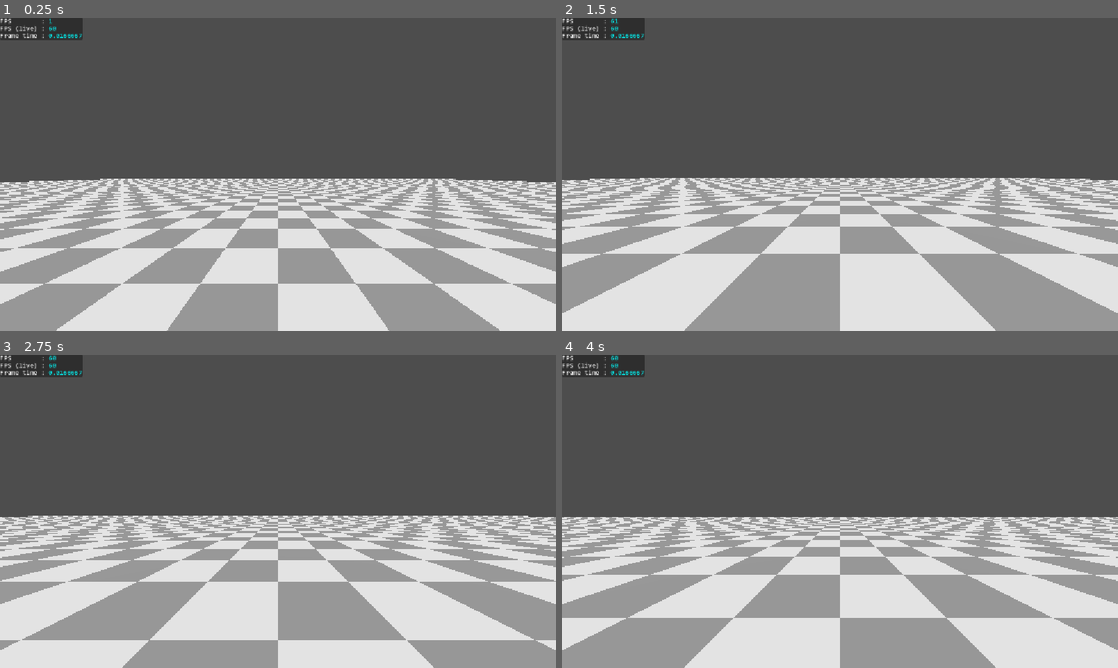
Above: before the commit, frames 1-4 (two rows, left to right).
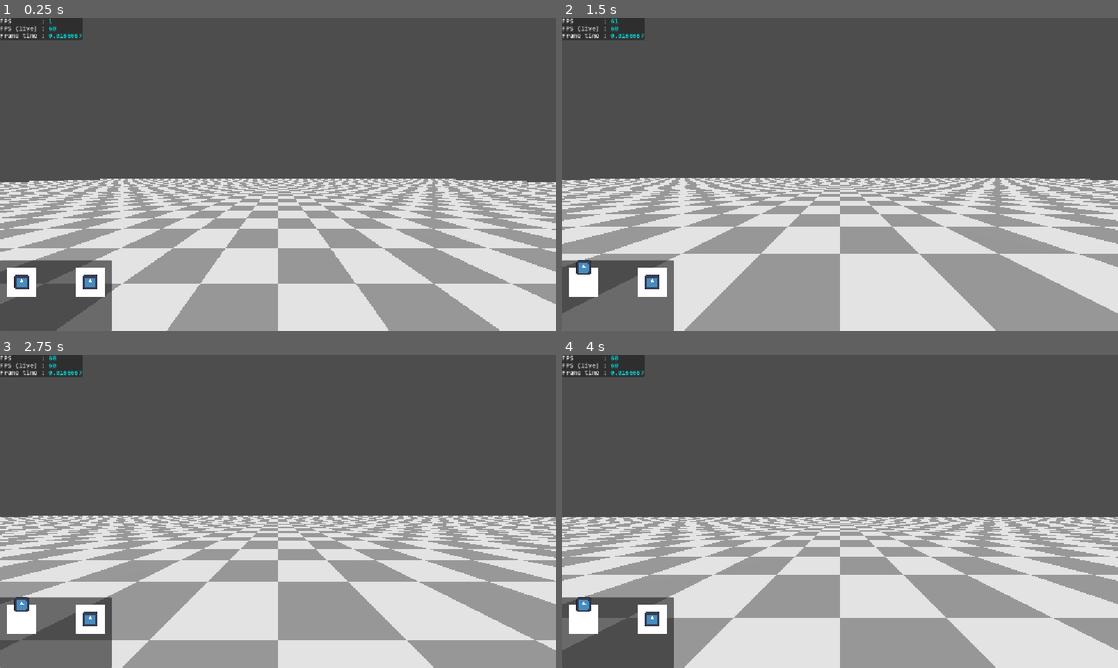
Above: after the commit, the same moments.

Repository: Slenderpi/ArcadeGame
Game: Godot game, scene res://core/main_scene/main_scene.tscn
Same seed, same stepped clock (60 frames per second), same inputs: the game is played once before the commit and once after it. The engine's default icon, where the game draws it, is replaced by a stand-in: a white triangle on a blue panel in a dark square.
Inputs (mouse positions are in pixels of both pictures, inside the frame that each line leads up to):
- Up to frame 1 (0.25 s): no input
- Up to frame 2 (1.5 s): tap Enter at 0.5 s; move the mouse to (867, 174) at 0.52 s; hold Q 0.53-1.28 s; hold W (stick_left_north_0) from 0.53 s (still down); move the mouse to (812, 174) at 1.27 s; tap E at 1.35 s
- Up to frame 3 (2.75 s): keep holding W (stick_left_north_0); move the mouse to (289, 505) at 2.02 s; hold Ctrl from 2.03 s (still down)
- Up to frame 4 (4 s): keep holding W (stick_left_north_0); move the mouse to (834, 517) at 2.77 s; release Ctrl at 2.78 s; tap Shift at 2.85 s; move the mouse to (878, 514) at 3.52 s; tap U at 3.6 s

The runs differ from the first frame. In frame 1, 4.6% of the frame differs, in the area x 0-21%, y 77-100%; in frame 2, 4.6%; in frame 3, 4.6%; in frame 4, 4.6%.

Commit message:
Simple controls visual

Diff:
--- a/core/main_scene/main_scene.gd
+++ b/core/main_scene/main_scene.gd
@@ -27,6 +27,8 @@
 @export
 @warning_ignore("unused_private_class_variable")
 var _folder_ui : Node
+@export
+var _dev_canvas : DevCanvas
 
 
 func _ready() -> void:
@@ -45,3 +47,5 @@
 
 	_game_camera.first_person_target = mech
 	_game_camera.camera_mode = GameCamera.ECameraMode.FIRST_PERSON
+
+	_dev_canvas.mech_character = mech
--- a/core/main_scene/main_scene.tscn
+++ b/core/main_scene/main_scene.tscn
@@ -7,7 +7,7 @@
 [ext_resource type="PackedScene" uid="uid://ktk85mqyxoxj" path="res://ui/dev_canvas/dev_canvas.tscn" id="4_et8y5"]
 [ext_resource type="PackedScene" uid="uid://cmmhck63a2xag" path="res://components/controllers/player_controller/player_controller_component.tscn" id="4_v3gik"]
 
-[node name="MainScene" type="Node" unique_id=1180811448 node_paths=PackedStringArray("_game_camera", "_folder_level", "_folder_entities", "_folder_effects")]
+[node name="MainScene" type="Node" unique_id=1180811448 node_paths=PackedStringArray("_game_camera", "_folder_level", "_folder_entities", "_folder_effects", "_folder_ui", "_dev_canvas")]
 process_mode = 3
 script = ExtResource("1_awcct")
 level_to_load = ExtResource("2_wqpev")
@@ -17,6 +17,8 @@
 _folder_level = NodePath("World/Level")
 _folder_entities = NodePath("World/Entities")
 _folder_effects = NodePath("World/Effects")
+_folder_ui = NodePath("UI")
+_dev_canvas = NodePath("UI/DevCanvas")
 
 [node name="World" type="Node" parent="." unique_id=1051000033]
 process_mode = 1
--- a/entities/mech_characters/base_mech_character/mech_character.gd
+++ b/entities/mech_characters/base_mech_character/mech_character.gd
@@ -43,7 +43,7 @@
 	velocity *= 0.7
 	_handle_gravity(delta)
 	move_and_slide()
-	_reset_attack_input_states()
+	_reset_attack_input_states.call_deferred()
 
 
 func _handle_gravity(delta: float) -> void:
--- a/ui/dev_canvas/dev_canvas.gd
+++ b/ui/dev_canvas/dev_canvas.gd
@@ -1,2 +1,19 @@
 extends CanvasLayer
 class_name DevCanvas
+
+
+@export
+var _controls_display : DevControlsDisplay
+
+
+var mech_character : MechCharacter:
+	get:
+		return _mech_character
+	set(value):
+		_mech_character = value
+		_set_children_mech_character_refs()
+var _mech_character : MechCharacter
+
+
+func _set_children_mech_character_refs() -> void:
+	_controls_display._mech_character = mech_character
--- a/ui/dev_canvas/dev_canvas.tscn
+++ b/ui/dev_canvas/dev_canvas.tscn
@@ -6,9 +6,12 @@
 [ext_resource type="FontFile" uid="uid://c5dxwvvvdiqo7" path="res://assets/fonts/consolas/consolab.ttf" id="3_5cp3g"]
 [ext_resource type="FontFile" uid="uid://da6hgjgsxvvic" path="res://assets/fonts/consolas/consolaz.ttf" id="4_uw75p"]
 [ext_resource type="FontFile" uid="uid://thw8cc7x20vf" path="res://assets/fonts/consolas/consolai.ttf" id="5_uxnd5"]
+[ext_resource type="Script" uid="uid://xuoarewnke7n" path="res://ui/dev_canvas/dev_controls_display.gd" id="7_bfnto"]
+[ext_resource type="Texture2D" uid="uid://bi24qsjbteoq3" path="res://icon.svg" id="7_uw75p"]
 
-[node name="DevCanvas" type="CanvasLayer" unique_id=159376391]
+[node name="DevCanvas" type="CanvasLayer" unique_id=159376391 node_paths=PackedStringArray("_controls_display")]
 script = ExtResource("1_urbsn")
+_controls_display = NodePath("ControlsDisplay")
 
 [node name="Panel" type="Panel" parent="." unique_id=529319228]
 offset_right = 172.0
@@ -34,3 +37,91 @@
 autowrap_mode = 0
 autowrap_trim_flags = 0
 script = ExtResource("2_fl0hp")
+
+[node name="ControlsDisplay" type="Panel" parent="." unique_id=1308339398 node_paths=PackedStringArray("_stick_left", "_stick_right", "_attack_button_left", "_attack_button_right", "_attack_button_both")]
+anchors_preset = 2
+anchor_top = 1.0
+anchor_bottom = 1.0
+offset_top = -146.0
+offset_right = 232.0
+grow_vertical = 0
+script = ExtResource("7_bfnto")
+_stick_left = NodePath("StickVisualizerLeft/Stick")
+_stick_right = NodePath("StickVisualizerRight/Stick")
+_attack_button_left = NodePath("AttackButtonLeft")
+_attack_button_right = NodePath("AttackButtonRight")
+_attack_button_both = NodePath("AttackButtonBoth")
+
+[node name="StickVisualizerLeft" type="ColorRect" parent="ControlsDisplay" unique_id=1385241803]
+layout_mode = 1
+offset_left = 15.0
+offset_top = 15.0
+offset_right = 75.0
+offset_bottom = 75.0
+
+[node name="Stick" type="TextureRect" parent="ControlsDisplay/StickVisualizerLeft" unique_id=1381907893]
+layout_mode = 0
+offset_right = 30.0
+offset_bottom = 30.0
+texture = ExtResource("7_uw75p")
+expand_mode = 1
+
+[node name="StickVisualizerRight" type="ColorRect" parent="ControlsDisplay" unique_id=1760668550]
+layout_mode = 1
+anchors_preset = 1
+anchor_left = 1.0
+anchor_right = 1.0
+offset_left = -75.0
+offset_top = 15.0
+offset_right = -15.0
+offset_bottom = 75.0
+grow_horizontal = 0
+
+[node name="Stick" type="TextureRect" parent="ControlsDisplay/StickVisualizerRight" unique_id=260677266]
+layout_mode = 0
+offset_right = 30.0
+offset_bottom = 30.0
+texture = ExtResource("7_uw75p")
+expand_mode = 1
+
+[node name="AttackButtonLeft" type="ColorRect" parent="ControlsDisplay" unique_id=2144048268]
+layout_mode = 1
+anchors_preset = 2
+anchor_top = 1.0
+anchor_bottom = 1.0
+offset_left = 25.0
+offset_top = -55.0
+offset_right = 65.0
+offset_bottom = -15.0
+grow_vertical = 0
+color = Color(1, 0, 0, 1)
+
+[node name="AttackButtonRight" type="ColorRect" parent="ControlsDisplay" unique_id=1553903713]
+layout_mode = 1
+anchors_preset = 3
+anchor_left = 1.0
+anchor_top = 1.0
+anchor_right = 1.0
+anchor_bottom = 1.0
+offset_left = -65.0
+offset_top = -55.0
+offset_right = -25.0
+offset_bottom = -15.0
+grow_horizontal = 0
+grow_vertical = 0
+color = Color(0, 1, 1, 1)
+
+[node name="AttackButtonBoth" type="ColorRect" parent="ControlsDisplay" unique_id=992654937]
+layout_mode = 1
+anchors_preset = 7
+anchor_left = 0.5
+anchor_top = 1.0
+anchor_right = 0.5
+anchor_bottom = 1.0
+offset_left = -20.0
+offset_top = -55.0
+offset_right = 20.0
+offset_bottom = -15.0
+grow_horizontal = 2
+grow_vertical = 0
+color = Color(0, 1, 0, 1)
--- /dev/null
+++ b/ui/dev_canvas/dev_controls_display.gd
@@ -0,0 +1,59 @@
+extends Panel
+class_name DevControlsDisplay
+
+
+@export
+var _stick_size : float = 30.0
+@export_group("References")
+@export
+var _stick_left : TextureRect
+@export
+var _stick_right : TextureRect
+@export
+var _attack_button_left : ColorRect
+@export
+var _attack_button_right : ColorRect
+@export
+var _attack_button_both : ColorRect
+
+var _stick_center_pos : Vector2
+#var _attack_left_color : Color
+#var _attack_
+
+var _mech_character : MechCharacter
+
+
+# Called when the node enters the scene tree for the first time.
+func _ready() -> void:
+	_init_sticks()
+	_init_buttons()
+
+
+func _physics_process(_delta: float) -> void:
+	if not _mech_character:
+		return
+	_stick_left.position = _stick_center_pos + _stick_size * _mech_character._stick_input_left
+	_stick_right.position = _stick_center_pos + _stick_size * _mech_character._stick_input_right
+	if _mech_character._is_attack_both:
+		_attack_button_both.color.a = 1.0
+		_attack_button_left.color.a = 0.0
+		_attack_button_right.color.a = 0.0
+	else:
+		_attack_button_both.color.a = 0.0
+		_attack_button_left.color.a = 1.0 if _mech_character._is_attack_left else 0.0
+		_attack_button_right.color.a = 1.0 if _mech_character._is_attack_right else 0.0
+
+
+func _init_sticks() -> void:
+	var s := Vector2(_stick_size, _stick_size)
+	_stick_center_pos = s / 2.0
+	_stick_left.size = s
+	_stick_left.position = _stick_center_pos
+	_stick_right.size = s
+	_stick_right.position = _stick_center_pos
+
+
+func _init_buttons() -> void:
+	_attack_button_left.color.a = 0.0
+	_attack_button_right.color.a = 0.0
+	_attack_button_both.color.a = 0.0
Not shown, added: ui/dev_canvas/dev_controls_display.gd.uid
